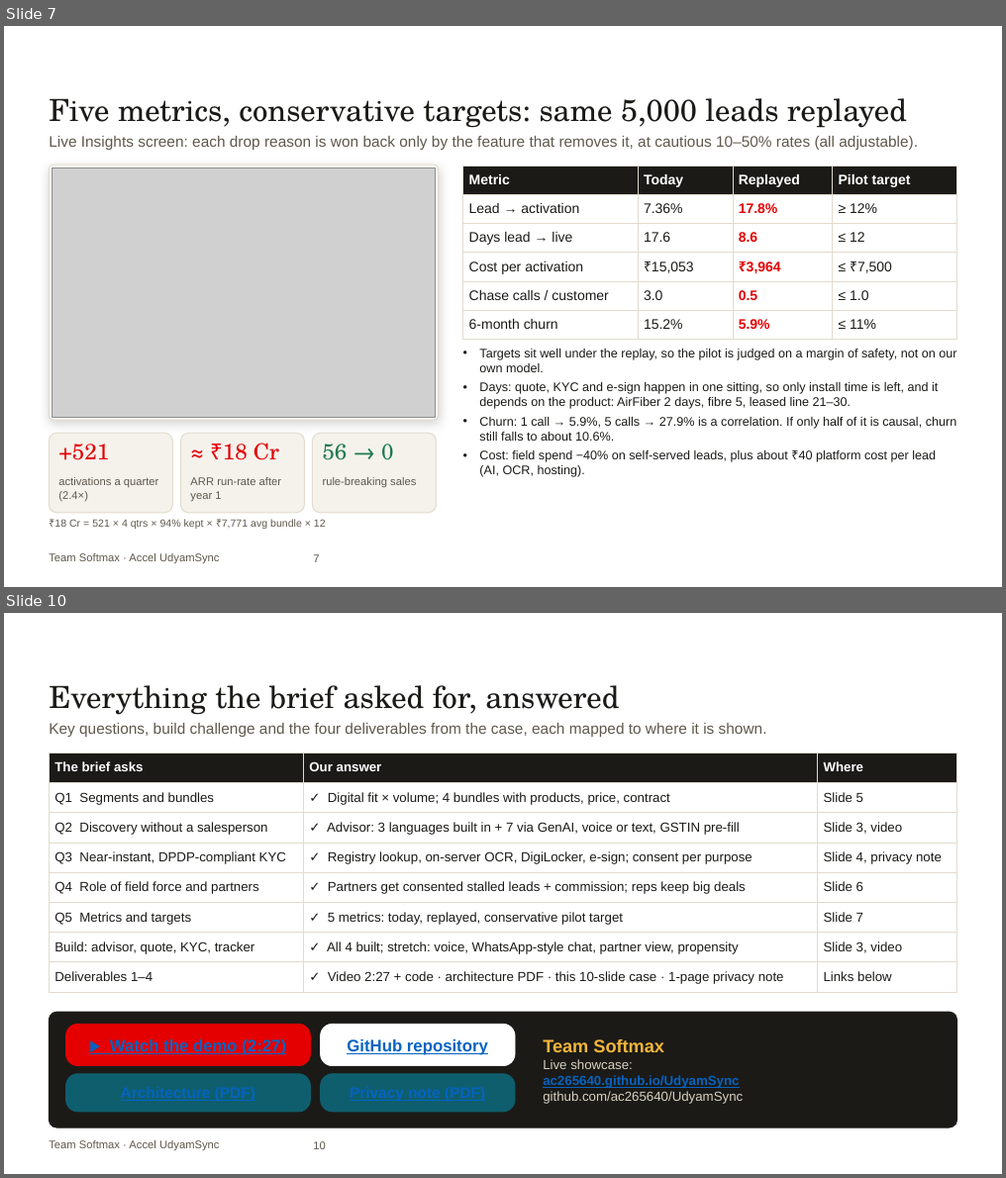
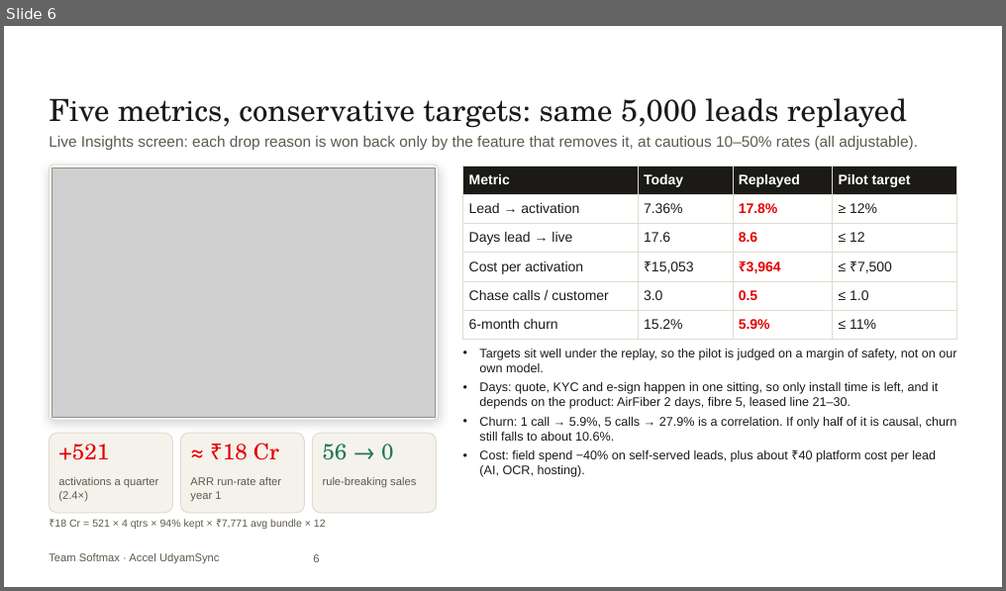
Before and after one commit to ac265640/UdyamSync, a slide deck: submission/UdyamSync_Submission.pptx. Shown one above the other, each under a label of ours: slides 7 and 10 before the commit, slide 6 after it; the slides between them are not shown. The pictures are 1006x1178 and 1006x591 pixels, drawn with LibreOffice and Linux fonts; fonts in the diff are those of the drawing; grey boxes stand for pictures; background and template pictures are left out. Boxes give left, top, right and bottom in pixels: in the first picture for what was removed or moved away, otherwise in the second. Text is boxed around its words. In the diff, an @@ line names an element or a change of style, - is before the commit and + after.

Commit message:
Business case condensed to 7 slides for the submission form

```diff
--- a/submission/UdyamSync_Submission.pptx
+++ b/submission/UdyamSync_Submission.pptx
@@ slide 10 removed at bbox=[4, 613, 1002, 1174], background picture (left out); not listed: 1 template element that a slide beside it also shows @@
@@ text removed at bbox=[49, 685, 619, 715] @@
-Everything the brief asked for, answered
@@ text removed at bbox=[49, 723, 767, 737] @@
-Key questions, build challenge and the four deliverables from the case, each mapped to where it is shown.
@@ table removed at bbox=[49, 753, 957, 988], 8 rows, 3 columns @@
-The brief asks | Our answer | Where
-Q1 Segments and bundles | ✓ Digital fit × volume; 4 bundles with products, price, contract | Slide 5
-Q2 Discovery without a salesperson | ✓ Advisor: 3 languages built in + 7 via GenAI, voice or text, GSTIN pre-fill | Slide 3, video
-Q3 Near-instant, DPDP-compliant KYC | ✓ Registry lookup, on-server OCR, DigiLocker, e-sign; consent per purpose | Slide 4, privacy note
-Q4 Role of field force and partners | ✓ Partners get consented stalled leads + commission; reps keep big deals | Slide 6
-Q5 Metrics and targets | ✓ 5 metrics: today, replayed, conservative pilot target | Slide 7
-Build: advisor, quote, KYC, tracker | ✓ All 4 built; stretch: voice, WhatsApp-style chat, partner view, propensity | Slide 3, video
-Deliverables 1–4 | ✓ Video 2:27 + code · architecture PDF · this 10-slide case · 1-page privacy note | Links below
@@ rounded rectangle removed at bbox=[49, 1012, 957, 1128] @@
@@ rounded rectangle removed at bbox=[65, 1024, 310, 1066] @@
-▶ Watch the demo (2:27)
@@ rounded rectangle removed at bbox=[321, 1024, 515, 1066] @@
-GitHub repository
@@ text removed at bbox=[543, 1040, 743, 1104] @@
-Team Softmax
-Live showcase:
-ac265640.github.io/UdyamSync
-github.com/ac265640/UdyamSync
@@ rounded rectangle removed at bbox=[65, 1074, 310, 1112] @@
-Architecture (PDF)
@@ rounded rectangle removed at bbox=[321, 1074, 515, 1112] @@
-Privacy note (PDF)
@@ page number removed at bbox=[313, 1142, 325, 1150] @@
-10
@@ what was slide 7 is now slide 6 @@
@@ page number at bbox=[313, 555, 319, 563]: text changed @@
-7
+6
```
Also in this commit, not shown: 2 slides changed, 2 other slides removed, 4 other files.
